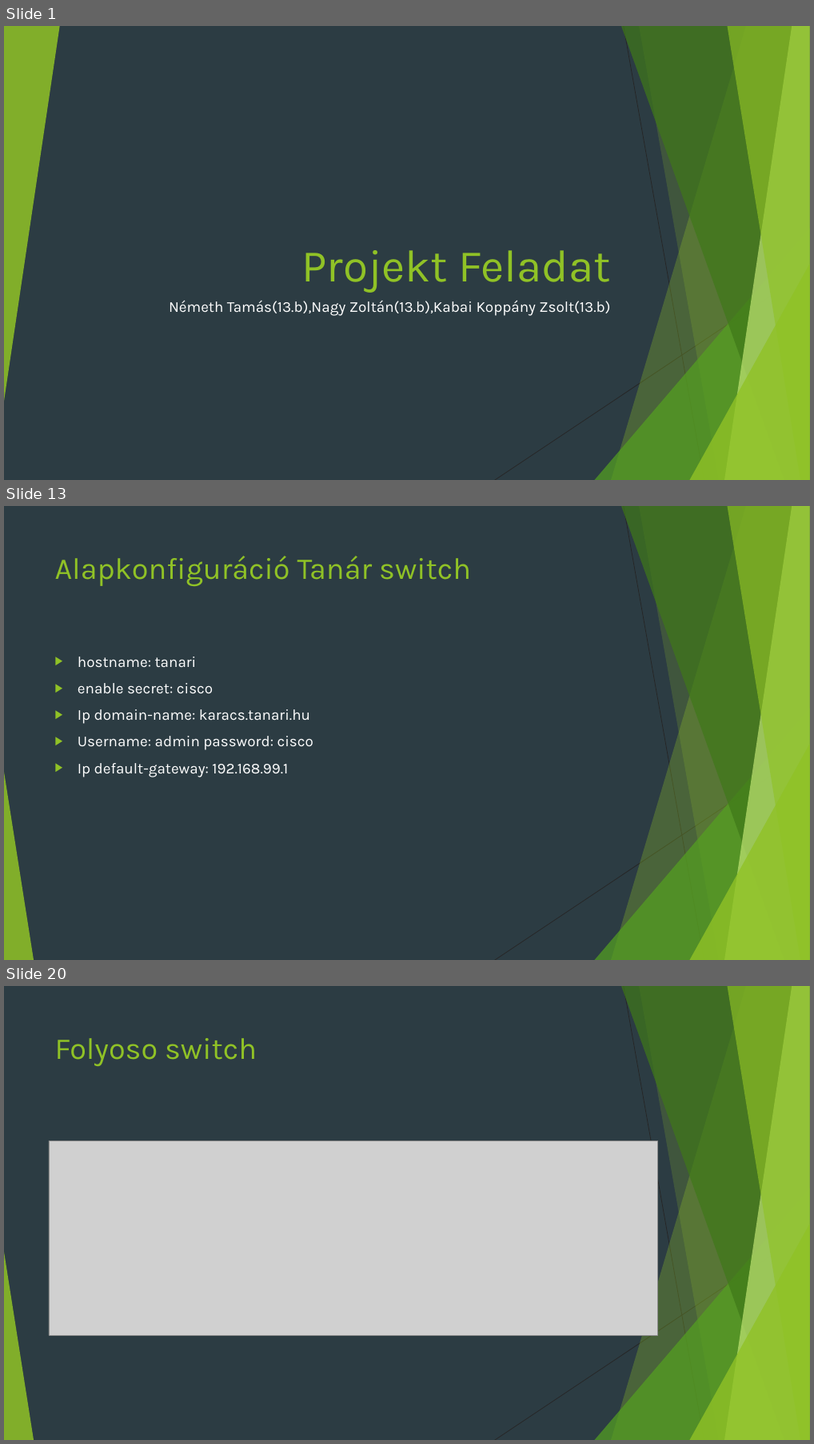
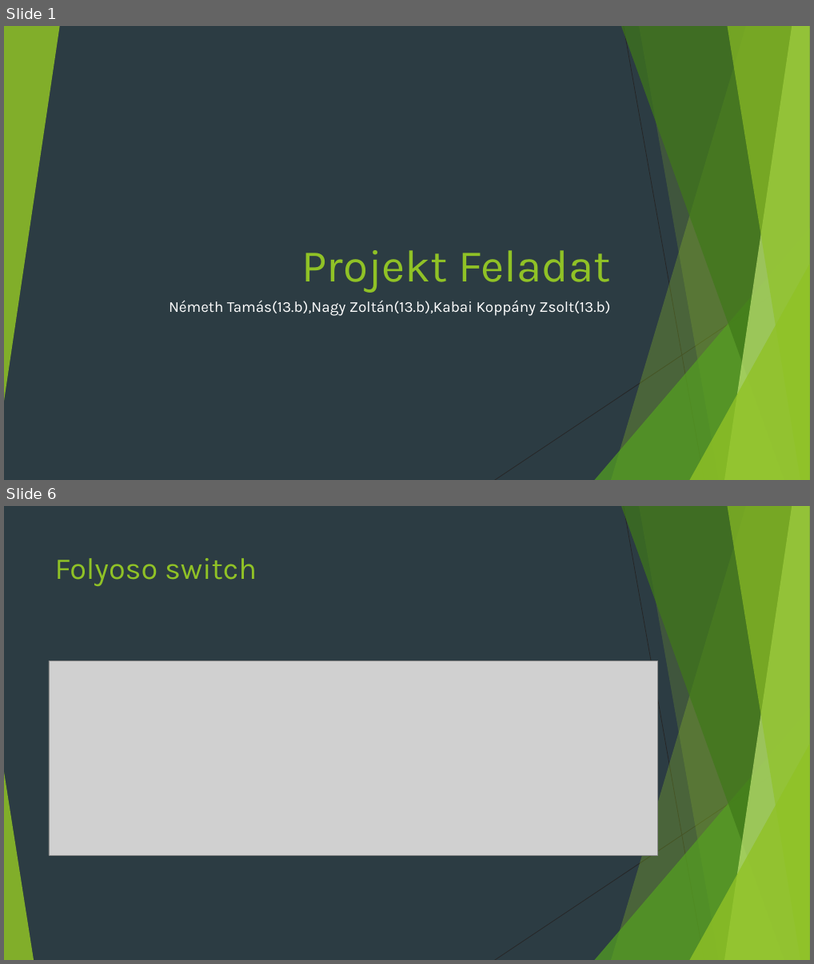
Before and after one commit to Sprint2sport2/projekt, a slide deck: Projekt Feladat (1).pptx. Shown one above the other, each under a label of ours: slides 1, 13 and 20 before the commit, slides 1 and 6 after it; the slides between them are not shown. The pictures are 814x1444 and 814x964 pixels, drawn with LibreOffice and Linux fonts; fonts in the diff are those of the drawing; grey boxes stand for pictures. Boxes give left, top, right and bottom in pixels: in the first picture for what was removed or moved away, otherwise in the second. Text is boxed around its words. In the diff, an @@ line names an element or a change of style, - is before the commit and + after.

```diff
--- a/Projekt Feladat (1).pptx
+++ b/Projekt Feladat (1).pptx
@@ slide 13 removed at <box>4,506,810,960</box>, background #2C3C43; not listed: 10 template elements that a slide beside it also shows @@
@@ title removed at <box>55,556,471,586</box> @@
-Alapkonfiguráció Tanár switch
@@ text removed at <box>78,656,314,777</box> @@
-▶ hostname: tanari
-▶ enable secret: cisco
-▶ Ip domain-name: karacs.tanari.hu
-▶ Username: admin password: cisco
-▶ Ip default-gateway: 192.168.99.1
@@ what was slide 20 is now slide 6 @@
```
Also in this commit, not shown: 10 slides changed, 2 slides added, 21 other slides removed.
